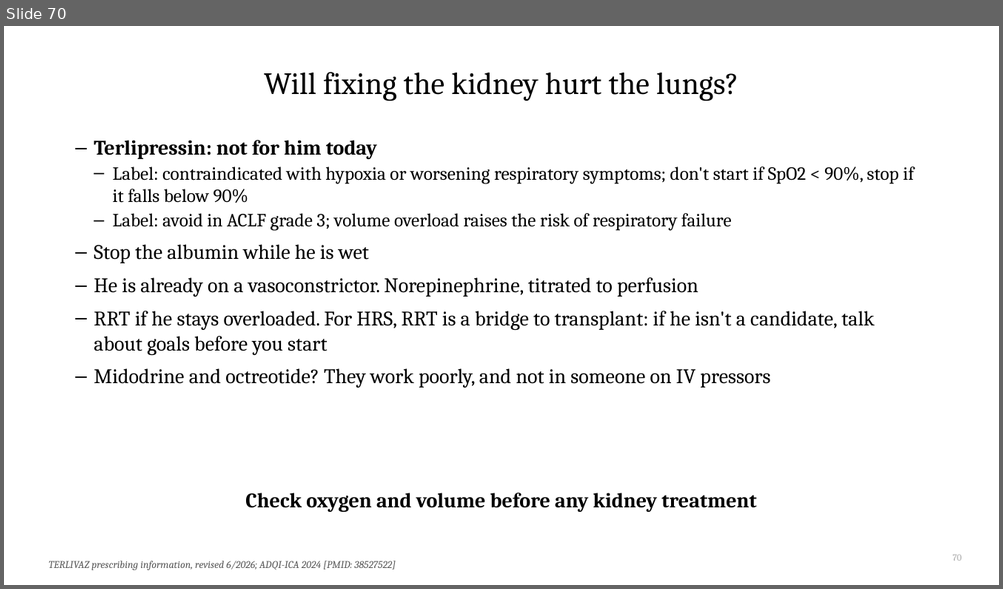
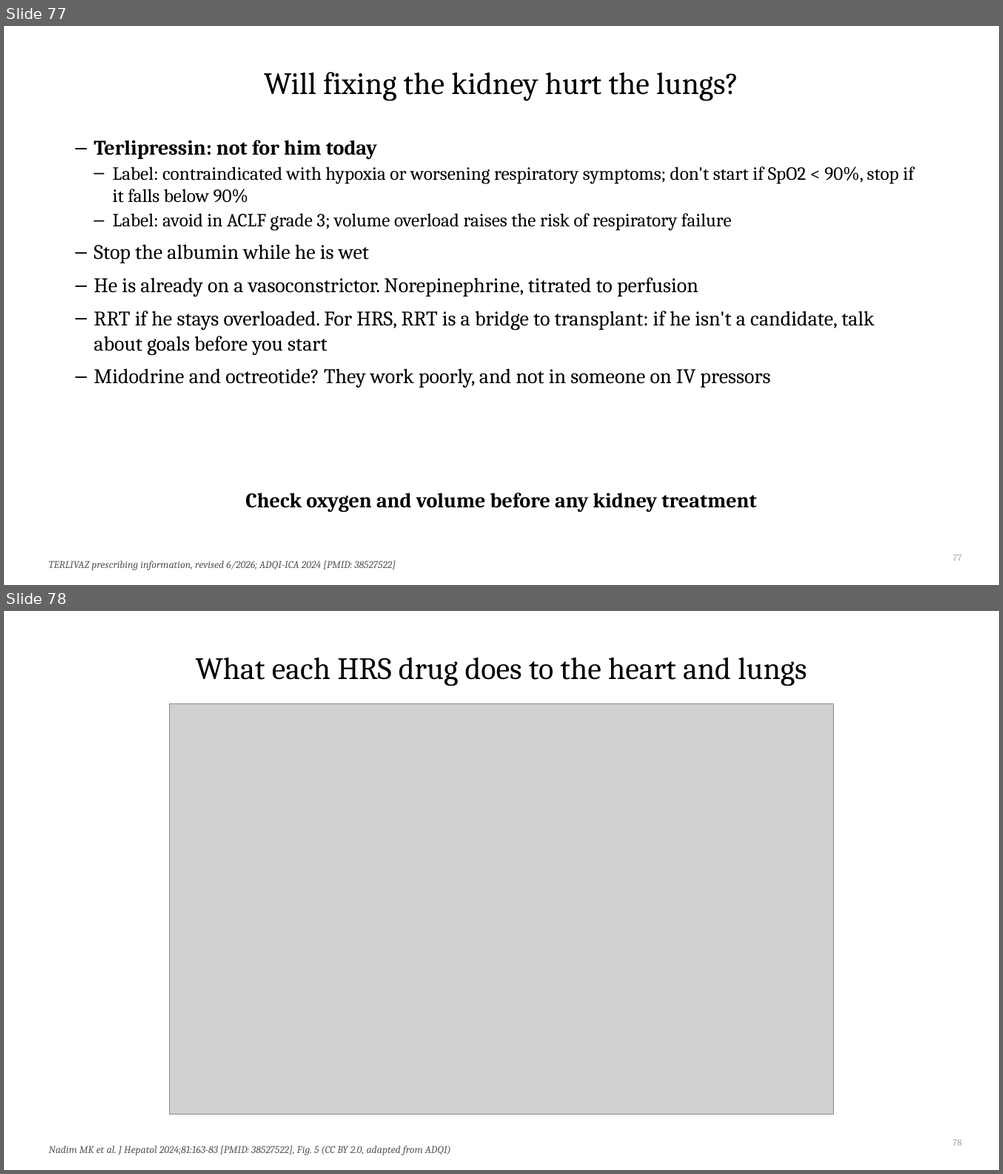
Before and after one commit to qaddodi/mohammad-almeqdadi-lectures, a slide deck: lectures/acute-liver-failure-aclf-in-icu/ALF and ACLF in the ICU.pptx. Shown one above the other, each under a label of ours: slide 70 before the commit, slides 77 and 78 after it. The pictures are 1003x589 and 1003x1174 pixels, drawn with LibreOffice and Linux fonts; fonts in the diff are those of the drawing; grey boxes stand for pictures. Boxes give left, top, right and bottom in pixels: in the first picture for what was removed or moved away, otherwise in the second. Text is boxed around its words. In the diff, an @@ line names an element or a change of style, - is before the commit and + after.

```diff
--- a/lectures/acute-liver-failure-aclf-in-icu/ALF and ACLF in the ICU.pptx
+++ b/lectures/acute-liver-failure-aclf-in-icu/ALF and ACLF in the ICU.pptx
@@ slide 78 added at (x1=4, y1=611, x2=999, y2=1170), background #FFFFFF @@
@@ title added at (x1=196, y1=657, x2=806, y2=686), 30 pt, text #000000 @@
+What each HRS drug does to the heart and lungs
@@ picture added at (x1=169, y1=704, x2=834, y2=1115) @@
@@ page number added at (x1=953, y1=1140, x2=962, y2=1146), 9 pt, text #A6A6A6 @@
+78
@@ text added at (x1=48, y1=1146, x2=451, y2=1156), 10 pt, text #595959, italic @@
+Nadim MK et al. J Hepatol 2024;81:163-83 [PMID: 38527522], Fig. 5 (CC BY 2.0, adapted from ADQI)
@@ what was slide 70 is now slide 77 @@
@@ page number at (x1=953, y1=555, x2=962, y2=561): text changed @@
-70
+77
```
Also in this commit, not shown: 12 slides changed, 9 other slides added, 21 other files.
